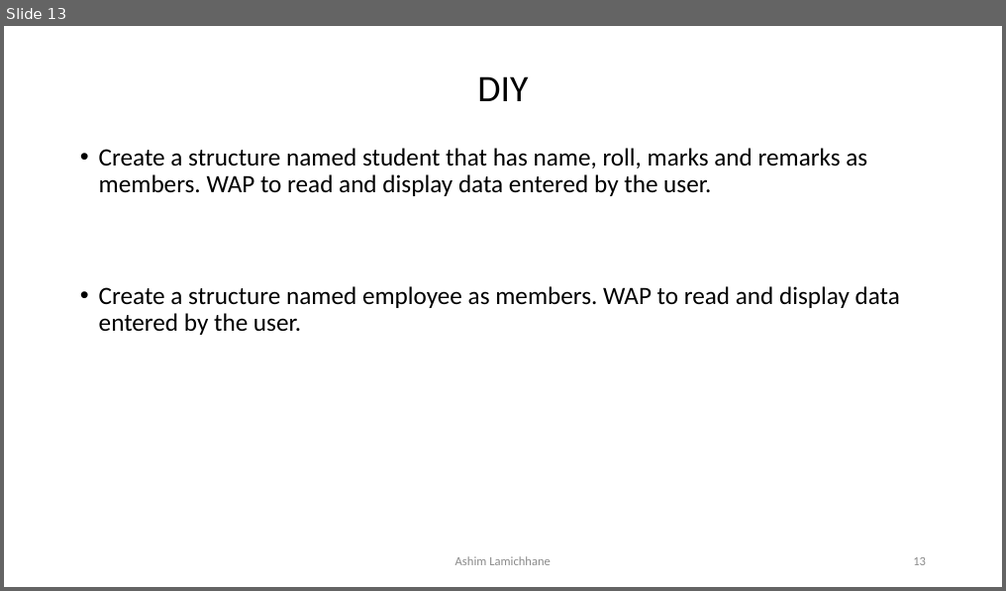
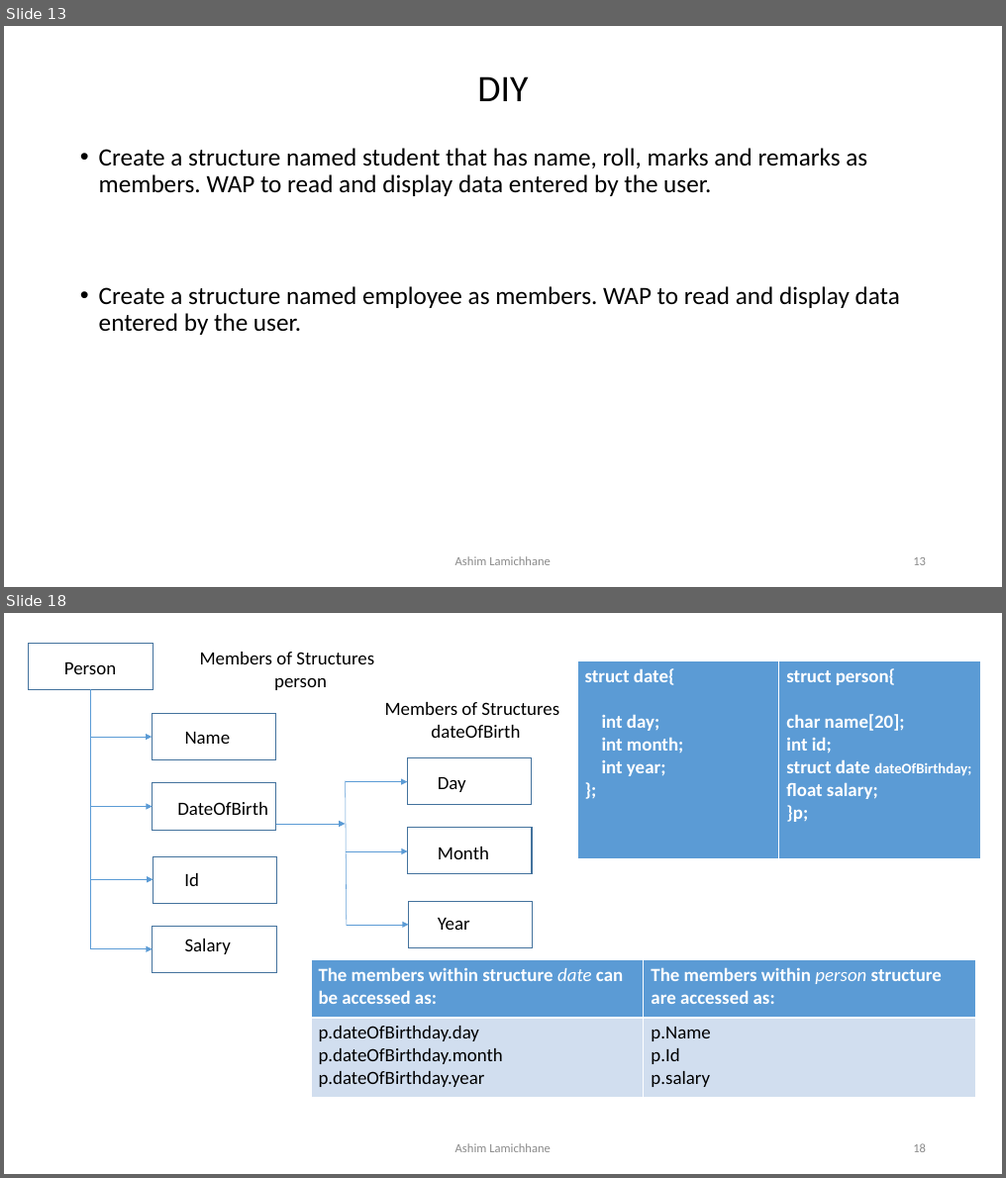
Before and after one commit to ashim888/csit-c, a slide deck: Unit 9/StructureAndUnions.pptx. Shown one above the other, each under a label of ours: slide 13 before the commit, slides 13 and 18 after it; the slides between them are not shown. The pictures are 1006x591 and 1006x1178 pixels, drawn with LibreOffice and Linux fonts; fonts in the diff are those of the drawing. Boxes give left, top, right and bottom in pixels: in the first picture for what was removed or moved away, otherwise in the second. Text is boxed around its words. In the diff, an @@ line names an element or a change of style, - is before the commit and + after.

```diff
--- a/Unit 9/StructureAndUnions.pptx
+++ b/Unit 9/StructureAndUnions.pptx
@@ slide 18 added at [4,613,1002,1174], background #FFFFFF @@
@@ rectangle added at [29,643,152,689], outline #43739E 1 pt @@
@@ text added at [64,663,116,674], 18 pt, text #000000 @@
+Person
@@ text added at [200,652,374,690], 18 pt, text #000000 @@
+Members of Structures
+person
@@ table added at [577,661,982,860], 1 rows, 2 columns @@
+struct date{ / int day; / int month; / int year; / }; | struct person{ / char name[20]; / int id; / struct date dateOfBirthday; / float salary; / }p;
@@ line added from (91, 689) to (91, 950), #5B9BD5 0.5 pt @@
@@ rectangle added at [152,713,275,760], outline #43739E 1 pt @@
@@ text added at [385,702,559,738], 18 pt, text #000000 @@
+Members of Structures
+dateOfBirth
@@ arrow added from (90, 737) to (152, 737), #5B9BD5 0.5 pt @@
@@ text added at [185,732,231,744], 18 pt, text #000000 @@
+Name
@@ rectangle added at [408,758,532,804], outline #43739E 1 pt @@
@@ rectangle added at [152,783,276,830], outline #43739E 1 pt @@
@@ arrow added from (346, 782) to (408, 782), #5B9BD5 0.5 pt @@
@@ line added from (346, 781) to (347, 926), #5B9BD5 0.5 pt @@
@@ text added at [438,777,466,792], 18 pt, text #000000 @@
+Day
@@ arrow added from (90, 807) to (152, 807), #5B9BD5 0.5 pt @@
@@ text added at [177,802,268,815], 18 pt, text #000000 @@
+DateOfBirth
@@ arrow added from (276, 824) to (346, 824), #5B9BD5 0.5 pt @@
@@ rectangle added at [408,827,532,873], outline #43739E 1 pt @@
@@ text added at [438,847,489,860], 18 pt, text #000000 @@
+Month
@@ arrow added from (91, 879) to (152, 879), #5B9BD5 0.5 pt @@
@@ rectangle added at [152,858,277,903], outline #43739E 1 pt @@
@@ text added at [184,873,199,886], 18 pt, text #000000 @@
+Id
@@ arrow added from (346, 852) to (408, 852), #5B9BD5 0.5 pt @@
@@ rectangle added at [408,901,533,948], outline #43739E 1 pt @@
@@ rectangle added at [152,926,276,972], outline #43739E 1 pt @@
@@ text added at [185,939,231,955], 18 pt, text #000000 @@
+Salary
@@ arrow added from (347, 925) to (408, 925), #5B9BD5 0.5 pt @@
@@ text added at [438,918,470,930], 18 pt, text #000000 @@
+Year
@@ arrow added from (90, 950) to (152, 950), #5B9BD5 0.5 pt @@
@@ table added at [311,960,976,1097], 2 rows, 2 columns @@
+The members within structure date can be accessed as: | The members within person structure are accessed as:
+p.dateOfBirthday.day / p.dateOfBirthday.month / p.dateOfBirthday.year | p.Name / p.Id / p.salary
@@ text added at [455,1144,550,1153], 12 pt, text #8C8C8C @@
+Ashim Lamichhane
@@ page number added at [913,1144,926,1153], 12 pt, text #8C8C8C @@
+18
```
Also in this commit, not shown: 2 slides changed, 11 other slides added.
